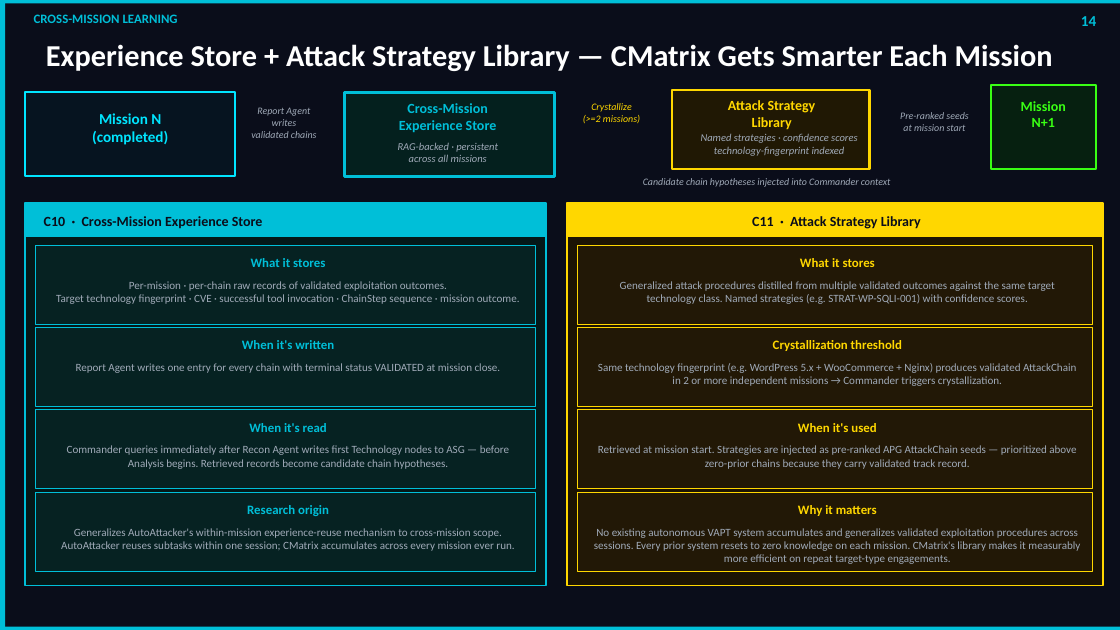
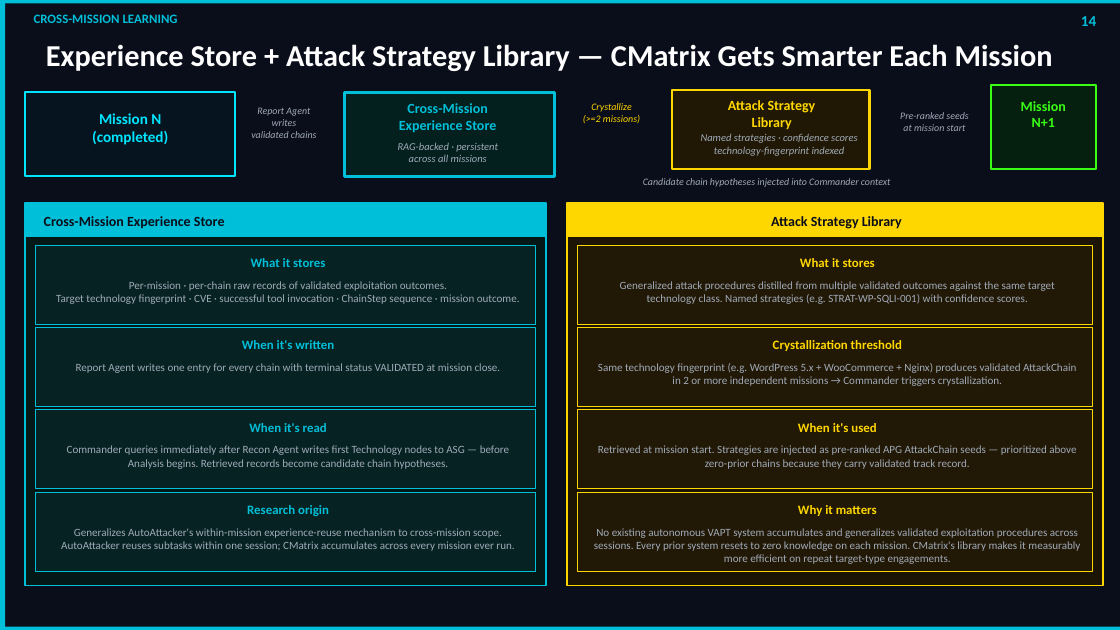
Before and after one commit to nishan-paul-2022/cmatrix-agentic-red-team, a slide deck: slide 14 of docs/paper-thesis/ppt/presentation-final.pptx. Drawn at 1120x630 pixels with LibreOffice and Linux fonts; fonts in the diff are those of the drawing. Boxes give left, top, right and bottom in pixels: in the first picture for what was removed or moved away, otherwise in the second. Text is boxed around its words. In the diff, an @@ line names an element or a change of style, - is before the commit and + after.

```diff
--- a/docs/paper-thesis/ppt/presentation-final.pptx
+++ b/docs/paper-thesis/ppt/presentation-final.pptx
@@ text at (44, 216, 225, 228): text changed @@
-C10 · Cross-Mission Experience Store
+Cross-Mission Experience Store
@@ text at (771, 216, 902, 229): text changed @@
-C11 · Attack Strategy Library
+Attack Strategy Library
```
Also in this commit, not shown: 9 other slides changed.
